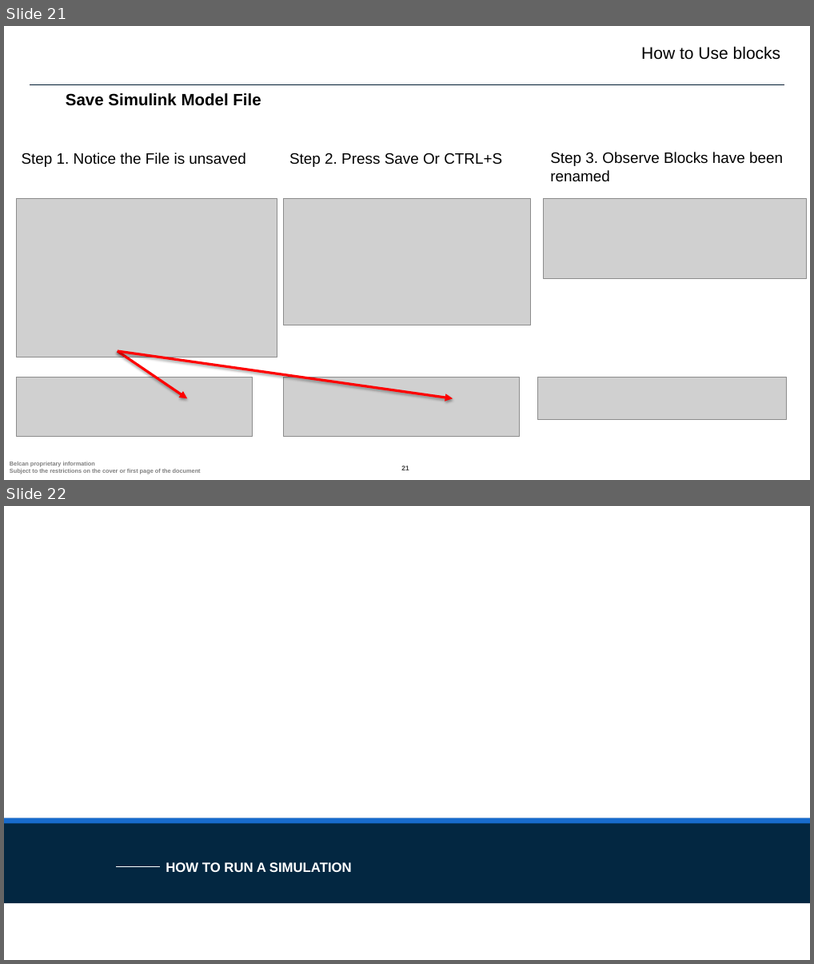
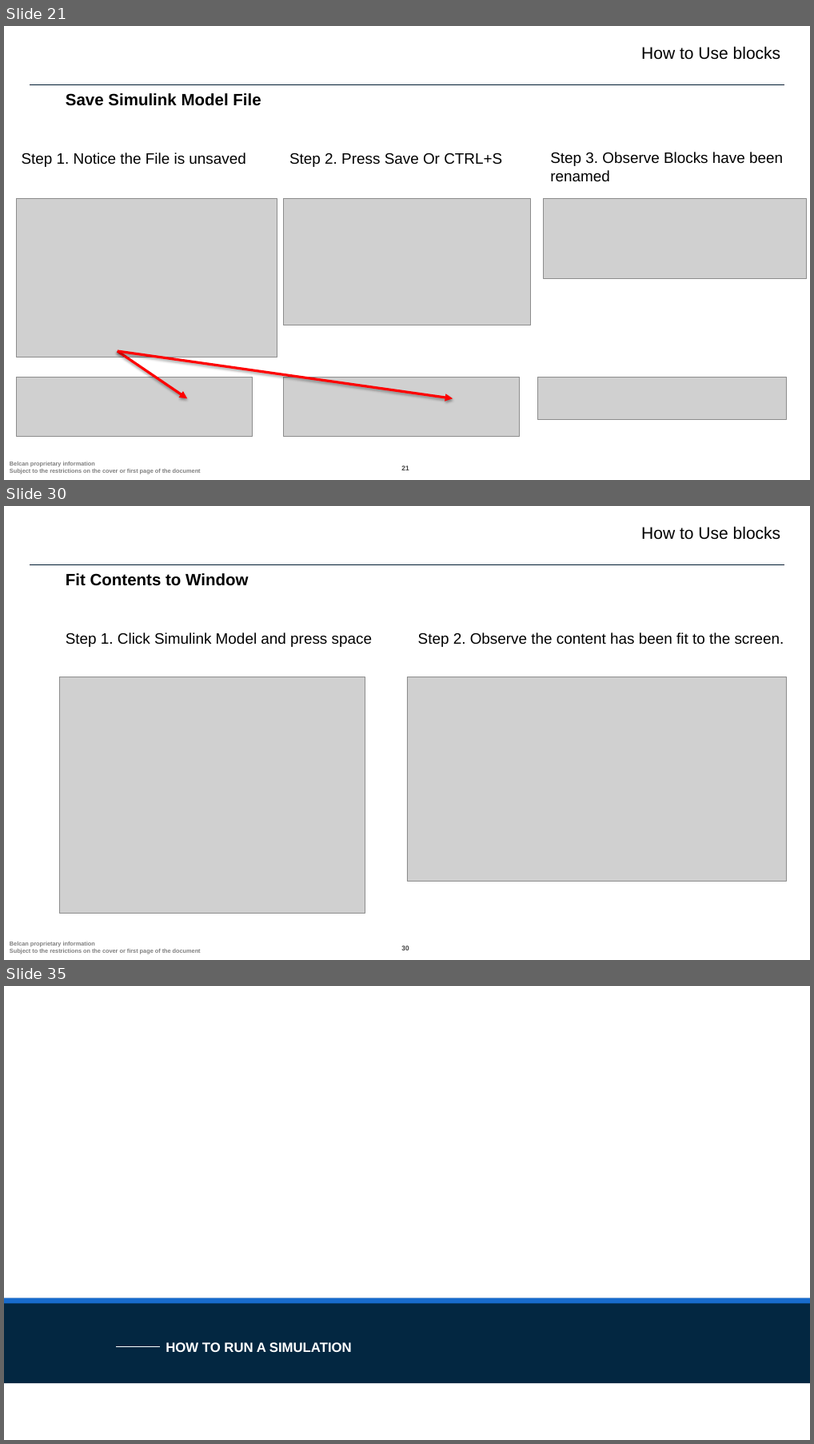
Before and after one commit to ntylerbelcan/aviation-controls-simulink-training-Belcan, a slide deck: ch01/Chapter 1 - Belcan.pptx. Shown one above the other, each under a label of ours: slides 21 and 22 before the commit, slides 21, 30 and 35 after it; the slides between them are not shown. The pictures are 814x964 and 814x1444 pixels, drawn with LibreOffice and Linux fonts; fonts in the diff are those of the drawing; grey boxes stand for pictures; background and template pictures are left out. Boxes give left, top, right and bottom in pixels: in the first picture for what was removed or moved away, otherwise in the second. Text is boxed around its words. In the diff, an @@ line names an element or a change of style, - is before the commit and + after.

```diff
--- a/ch01/Chapter 1 - Belcan.pptx
+++ b/ch01/Chapter 1 - Belcan.pptx
@@ slide 30 added at [4, 506, 810, 960], background #FFFFFF; not listed: 3 template elements that a slide beside it also shows @@
@@ text added at [642, 526, 782, 540], 20 pt, text #000000 @@
+How to Use blocks
@@ text added at [66, 573, 248, 586], 19.5 pt, text #000000, bold @@
+Fit Contents to Window
@@ text added at [66, 632, 372, 647], 18 pt, text #000000 @@
+Step 1. Click Simulink Model and press space
@@ text added at [418, 632, 785, 647], 18 pt, text #000000 @@
+Step 2. Observe the content has been fit to the screen.
@@ picture added at [60, 676, 365, 912] @@
@@ picture added at [407, 676, 787, 881] @@
@@ what was slide 22 is now slide 35 @@
```
Also in this commit, not shown: 1 slide changed, 15 other slides added, 10 other files.
